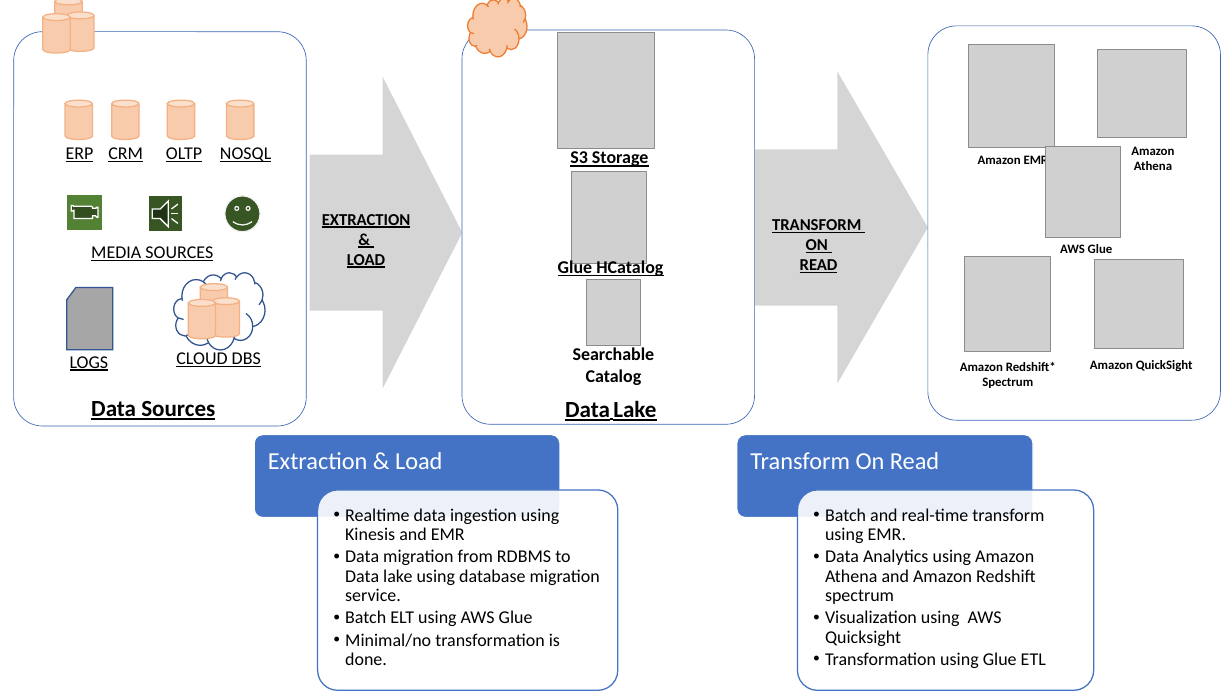
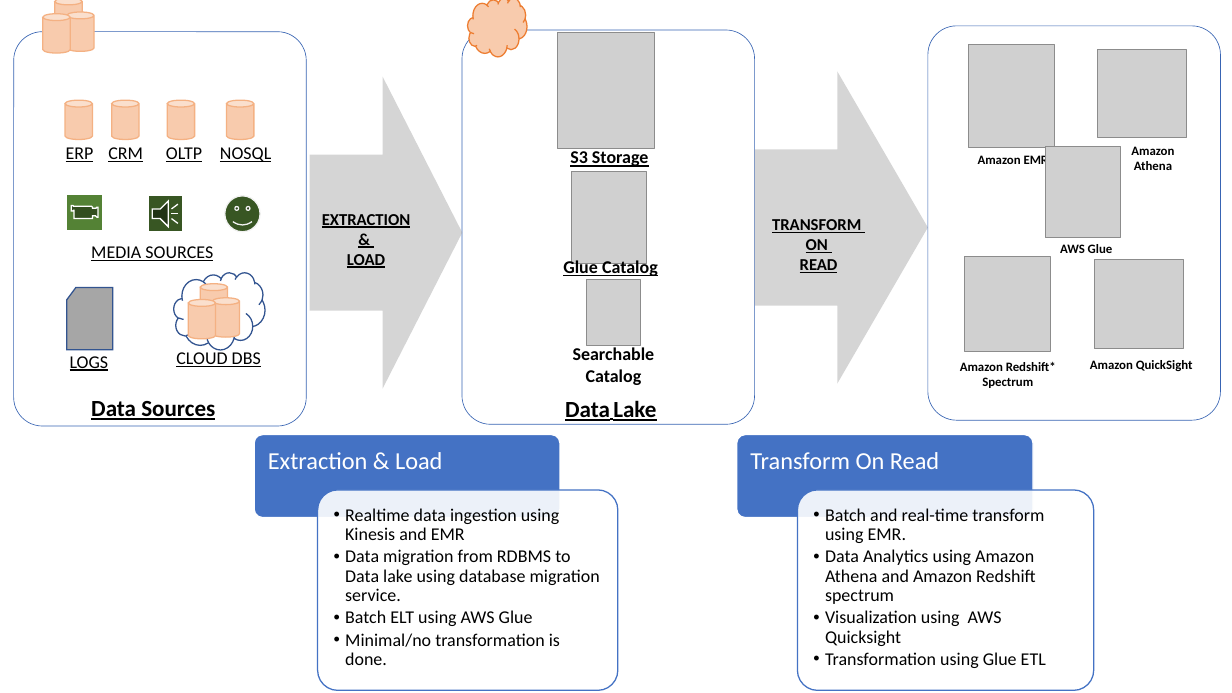
Before and after one commit to aws-samples/aws-dbs-refarch-datalake, a slide deck: slide 1 of src/datalake_reference_architecture.pptx. Drawn at 1232x693 pixels with LibreOffice and Linux fonts; fonts in the diff are those of the drawing; grey boxes stand for pictures. Boxes give left, top, right and bottom in pixels: in the first picture for what was removed or moved away, otherwise in the second. Text is boxed around its words. In the diff, an @@ line names an element or a change of style, - is before the commit and + after.

```diff
--- a/src/datalake_reference_architecture.pptx
+++ b/src/datalake_reference_architecture.pptx
@@ text at bbox=[563, 258, 658, 278]: text changed @@
-Glue HCatalog
+Glue Catalog
```
Also in this commit, not shown: 1 other slide changed, 3 other files.
